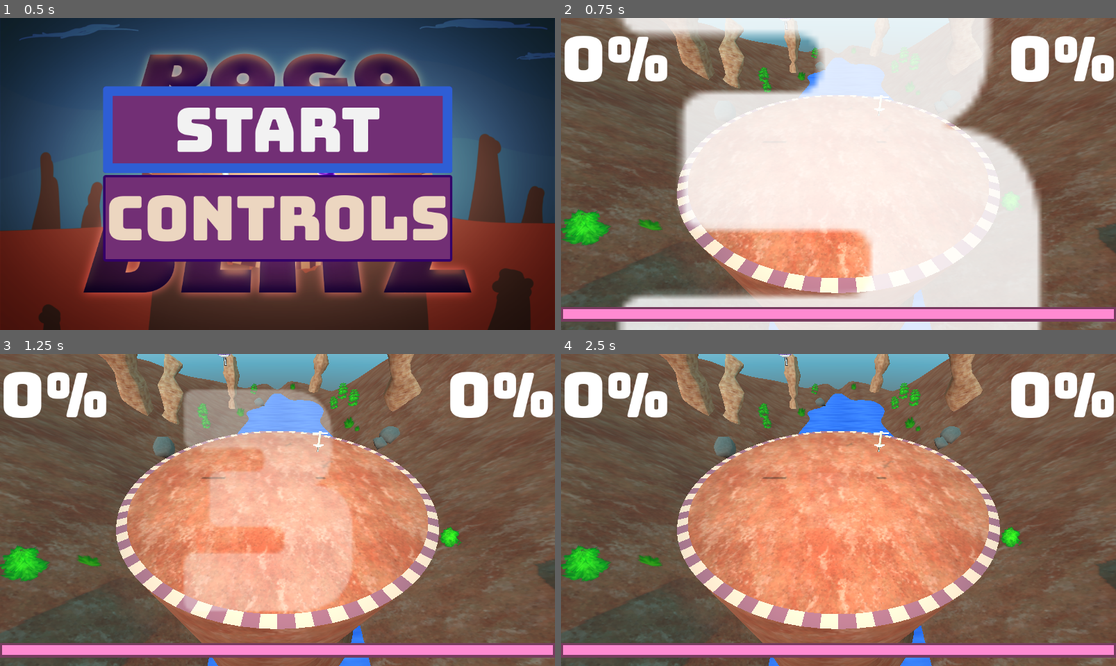
Above: before the commit, frames 1-4 (two rows, left to right).
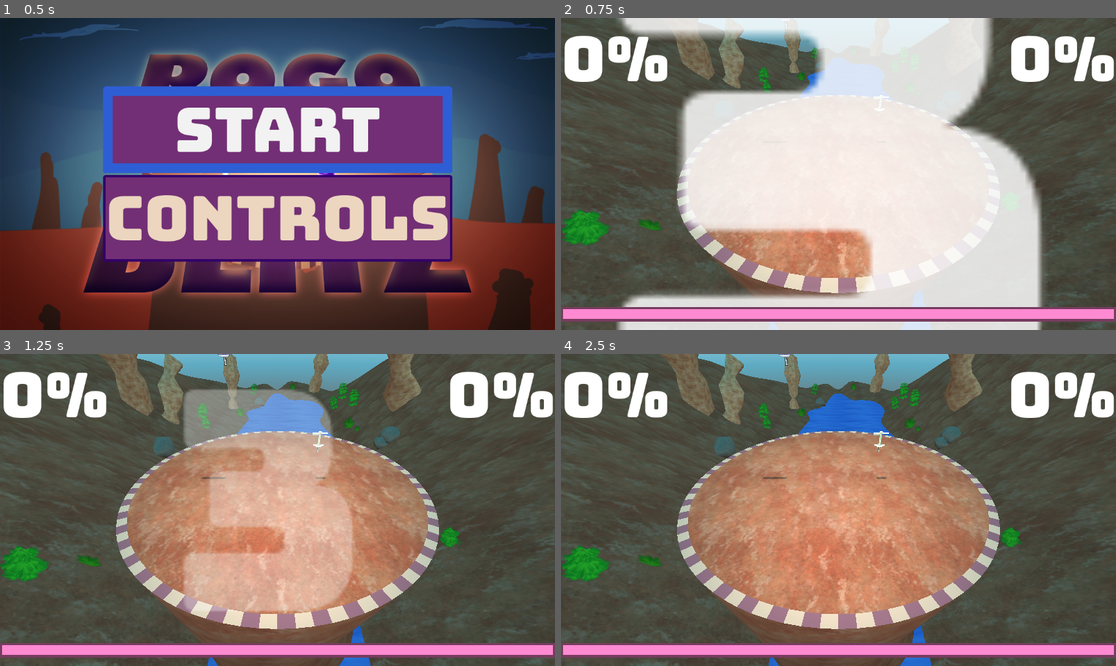
Above: after the commit, the same moments.

Repository: proximadams/Lucky-Erik-Alex-Jam-2025
Game: Godot game, scene res://UI/TitleScreen.tscn
The game is run twice, just before and just after one commit, with the same random seed, the same clock (stepped at 60 frames per second) and the same inputs. Sound files missing from this copy of the repository are replaced by a short silence.
Inputs:
- Up to frame 1 (0.5 s): no input
- Up to frame 2 (0.75 s): click "Start" at 0.5 s
- Up to frame 3 (1.25 s): no input
- Up to frame 4 (2.5 s): no input

Frame 1 is identical in both runs. In frame 2, 33% of the frame differs, in the area x 0-100%, y 0-100%; in frame 3, 71%; in frame 4, 74%.

Commit message:
we HATE directiona lights.

Diff:
--- a/Environments/Hoodoo/Round1.tscn
+++ b/Environments/Hoodoo/Round1.tscn
@@ -197,11 +197,5 @@
 surface_material_override/2 = SubResource("StandardMaterial3D_5apvl")
 surface_material_override/4 = SubResource("StandardMaterial3D_p88mg")
 
-[node name="DirectionalLight3D" type="DirectionalLight3D" parent="."]
-transform = Transform3D(0.535587, -0.56884, -0.624154, 0.0277995, -0.726822, 0.686264, -0.844022, -0.384905, -0.373463, 0, 7.27007, 0)
-light_color = Color(1, 0.792472, 0.796286, 1)
-light_energy = 0.1
-shadow_enabled = true
-
 [editable path="Floor/SM_Skybox"]
 [editable path="SM_HoodoEnviro"]
Not shown: 1 places in Environments/Hoodoo/Round1.tscn that only renumber resources
